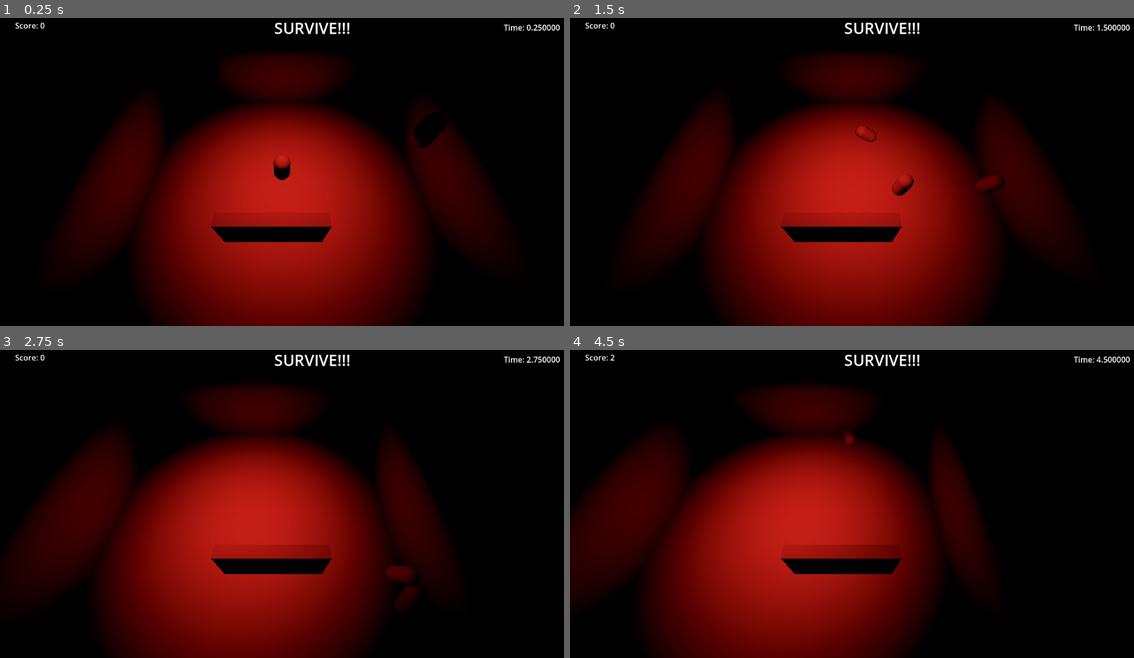
Above: before the commit, frames 1-4 (two rows, left to right).
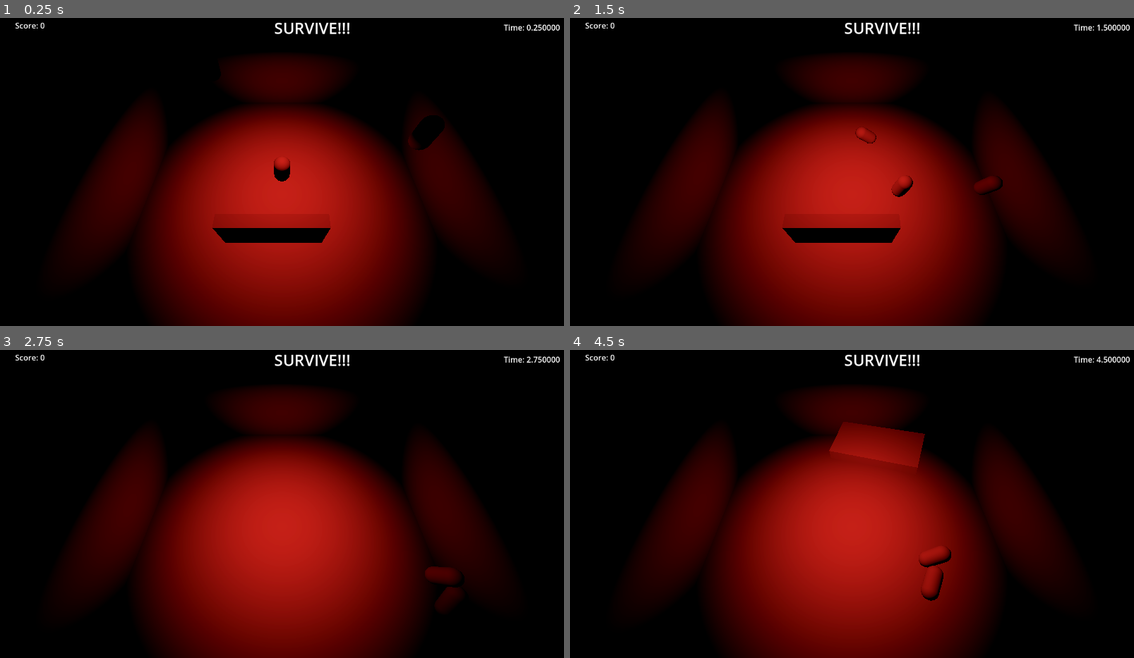
Above: after the commit, the same moments.

Repository: snesgaard/ludum_dare_56
Game: Godot game, scene res://main.tscn
The game is run twice, just before and just after one commit, with the same random seed, the same clock (stepped at 60 frames per second) and the same inputs.
Inputs:
- Up to frame 1 (0.25 s): no input
- Up to frame 2 (1.5 s): hold Right (ui_right) 0.53-1.28 s; hold Down (ui_down) from 1.28 s (still down)
- Up to frame 3 (2.75 s): release Down (ui_down) at 2.03 s; hold Right (ui_right) from 2.03 s (still down)
- Up to frame 4 (4.5 s): release Right (ui_right) at 2.78 s; hold Up (ui_up) 2.78-3.53 s; hold Left (ui_left) from 3.53 s (still down)

The runs differ from the first frame. In frame 1, 0.2% of the frame differs, in the area x 37-80%, y 30-73%; in frame 2, 0.3%; in frame 3, 34%; in frame 4, 43%, in the area x 0-89%, y 1-100%.

Commit message:
game kinda got a win state now

Diff:
--- a/ludum_dare_56/main.tscn
+++ b/ludum_dare_56/main.tscn
@@ -108,8 +108,8 @@
 
 [node name="Control" parent="." instance=ExtResource("4_xv03d")]
 
+[node name="Camera3D" type="Camera3D" parent="."]
+transform = Transform3D(1, 0, 0, 0, 0.558802, 0.829301, 0, -0.829301, 0.558802, 0, 13.3782, 7.0309)
+
 [node name="cat" parent="." instance=ExtResource("3_am6ro")]
 transform = Transform3D(1, 0, -7.10543e-15, 0, 1, 0, 7.10543e-15, 0, 1, -0.529384, 1.72837, 3.34623)
-
-[node name="Camera3D" type="Camera3D" parent="cat"]
-transform = Transform3D(1, -5.89254e-15, 3.97053e-15, 0, 0.558802, 0.829301, -7.10543e-15, -0.829301, 0.558802, 0.529384, 11.6498, 3.68467)
--- a/ludum_dare_56/scene/cat.tscn
+++ b/ludum_dare_56/scene/cat.tscn
@@ -9,8 +9,9 @@
 points = PackedVector3Array(3, 1.5, 0.375, 3, 1.5, -0.375, -3, 1.5, 0.375, 3, -1.5, 0.375, 3, -1.5, -0.375, -3, 1.5, -0.375, -3, -1.5, 0.375, -3, -1.5, -0.375)
 
 [node name="body" type="RigidBody3D" groups=["badguy"]]
-lock_rotation = true
+gravity_scale = 2.0
 script = ExtResource("1_rqp3q")
+force_step = 500.0
 
 [node name="MeshInstance3D" type="MeshInstance3D" parent="."]
 mesh = SubResource("BoxMesh_x3mqa")
--- a/ludum_dare_56/scene/score_label.gd
+++ b/ludum_dare_56/scene/score_label.gd
@@ -4,12 +4,19 @@
 
 @onready var label = $Label
 @onready var timer_label = $Timer
+@onready var game_end_label = $game_end_label
 
 func _update_score_label(score: int) -> void:
 	label.text = "Score: %d" % (score)
 
 func _update_time_label(t: float) -> void:
 	timer_label.text = "Time: %f" % (t)
+
+func _is_game_done() -> bool:
+	for c in get_tree().get_nodes_in_group("creature"):
+		return false
+
+	return true
 
 # Called when the node enters the scene tree for the first time.
 func _ready() -> void:
@@ -22,3 +29,7 @@
 func _process(delta: float) -> void:
 	time += delta
 	_update_time_label(time)
+
+	if _is_game_done() and not game_end_label.visible:
+		game_end_label.text = "You survived: %f" % (time)
+		game_end_label.visible = true
--- a/ludum_dare_56/scene/score_label.tscn
+++ b/ludum_dare_56/scene/score_label.tscn
@@ -1,9 +1,12 @@
-[gd_scene load_steps=3 format=3 uid="uid://dvurw6w1mgvdy"]
+[gd_scene load_steps=4 format=3 uid="uid://dvurw6w1mgvdy"]
 
 [ext_resource type="Script" path="res://scene/score_label.gd" id="1_we1ei"]
 
 [sub_resource type="LabelSettings" id="LabelSettings_4sho2"]
 font_size = 32
+
+[sub_resource type="LabelSettings" id="LabelSettings_8bw8o"]
+font_size = 48
 
 [node name="Control" type="Control"]
 layout_mode = 3
@@ -39,3 +42,15 @@
 text = "SURVIVE!!!"
 label_settings = SubResource("LabelSettings_4sho2")
 vertical_alignment = 1
+
+[node name="game_end_label" type="Label" parent="."]
+visible = false
+layout_mode = 0
+offset_left = 379.0
+offset_top = 208.0
+offset_right = 684.0
+offset_bottom = 406.0
+text = "WIN!"
+label_settings = SubResource("LabelSettings_8bw8o")
+horizontal_alignment = 1
+vertical_alignment = 1
--- a/ludum_dare_56/script/cat.gd
+++ b/ludum_dare_56/script/cat.gd
@@ -2,7 +2,8 @@
 
 @onready var move_timer = $Timer
 
-var force = 500
+@export var force: float = 500
+@export var force_step: float = 100
 
 var rng = RandomNumberGenerator.new()
 
@@ -25,8 +26,8 @@
 
 	var n = (target.position - self.position).normalized()
 	apply_central_force(n * force)
-	force += 100.0
-	apply_torque_impulse(n * force / 10)
+	force += force_step
+	apply_torque_impulse(-n * force / 10)
 
 # Called when the node enters the scene tree for the first time.
 func _ready() -> void:
